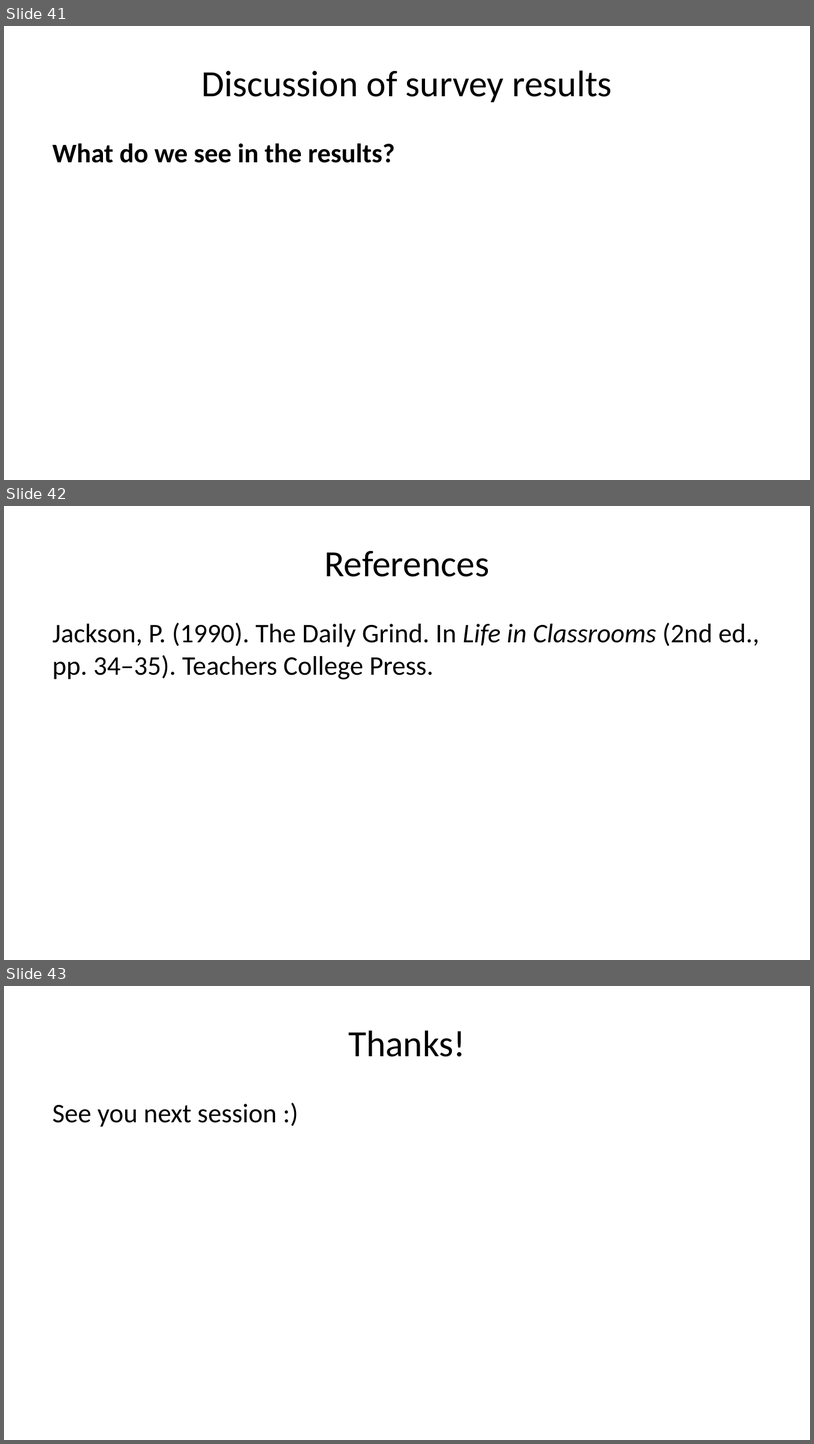
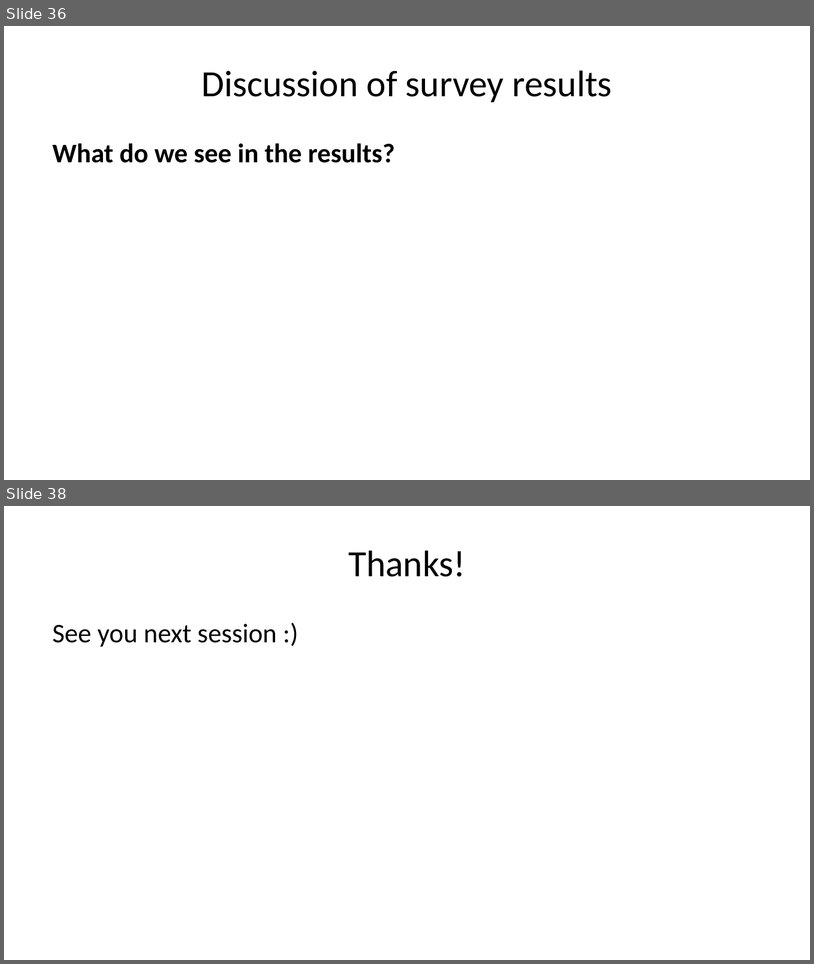
Before and after one commit to lmu-osc/train-the-trainer-test-repo-separate-slidedeck-zenodo, a slide deck: index.pptx. Shown one above the other, each under a label of ours: slides 41, 42 and 43 before the commit, slides 36 and 38 after it; the slides between them are not shown. The pictures are 814x1444 and 814x964 pixels, drawn with LibreOffice and Linux fonts; fonts in the diff are those of the drawing. Boxes give left, top, right and bottom in pixels: in the first picture for what was removed or moved away, otherwise in the second. Text is boxed around its words. In the diff, an @@ line names an element or a change of style, - is before the commit and + after.

```diff
--- a/index.pptx
+++ b/index.pptx
@@ slide 42 removed at bbox=[4, 506, 810, 960], background #FFFFFF @@
@@ title removed at bbox=[325, 550, 490, 577] @@
-References
@@ text removed at bbox=[53, 622, 759, 679] @@
-Jackson, P. (1990). The Daily Grind. In Life in Classrooms (2nd ed., pp. 34–35). Teachers College Press.
@@ what was slide 41 is now slide 36 @@
@@ what was slide 43 is now slide 38 @@
```
Also in this commit, not shown: 1 slide added, 5 other slides removed, 18 other files.
